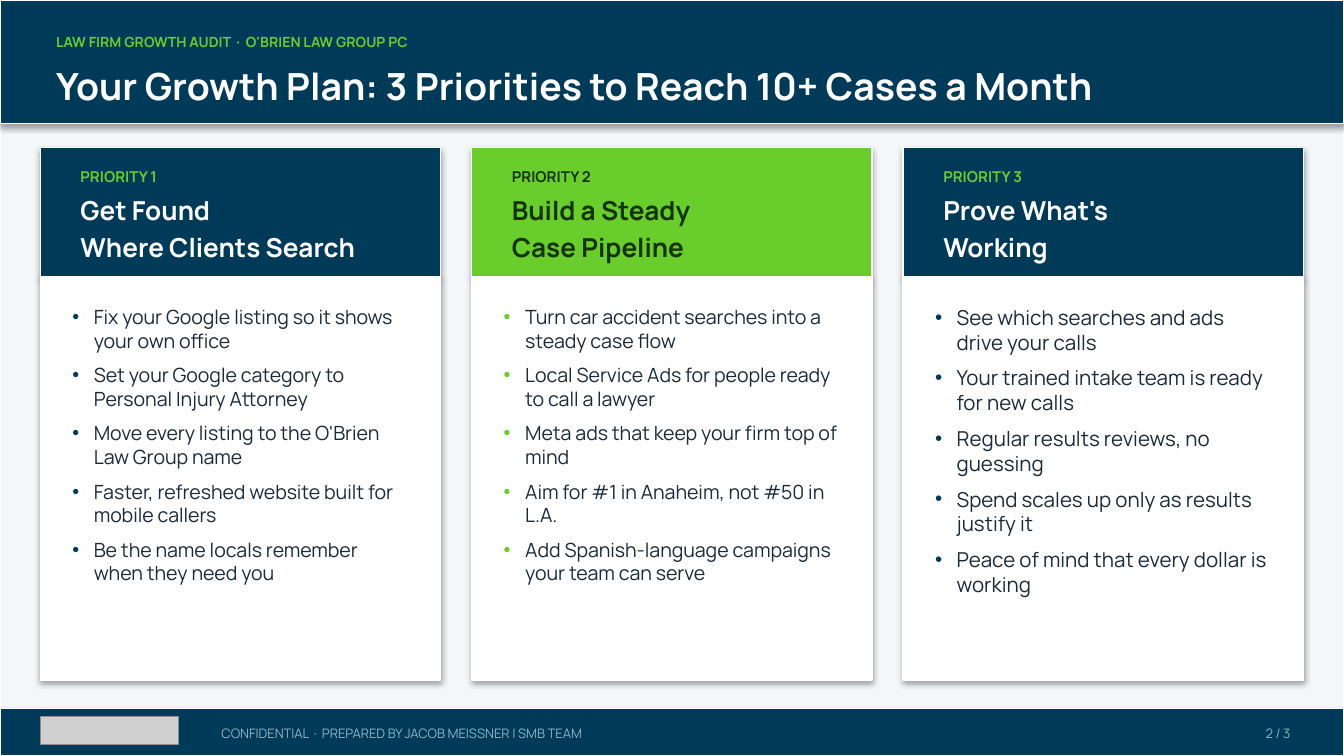
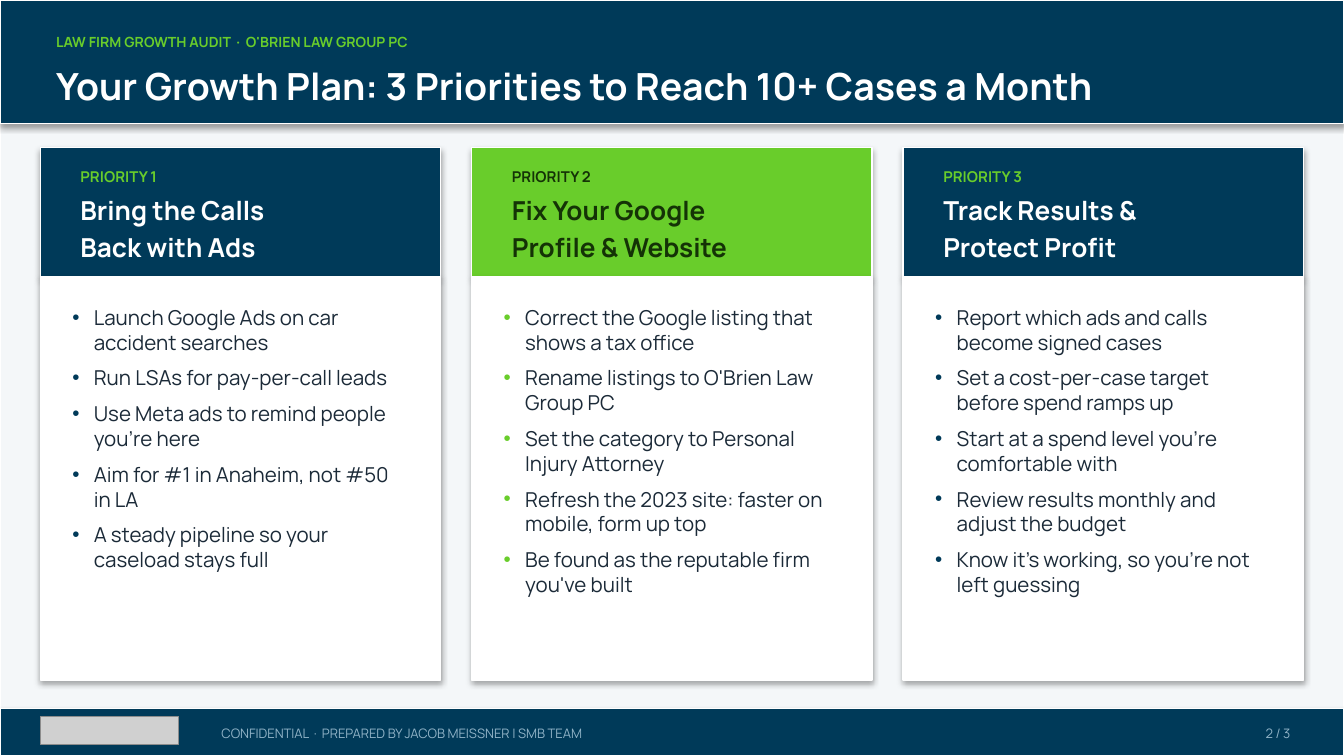
Before and after one commit to SMB-Team-Technology/workwith-smbteam, a slide deck: slide 2 of obrien/ObrienLawGroupPC_November42026_Proposal.pptx. Drawn at 1344x756 pixels with LibreOffice and Linux fonts; fonts in the diff are those of the drawing; grey boxes stand for pictures. Boxes give left, top, right and bottom in pixels: in the first picture for what was removed or moved away, otherwise in the second. Text is boxed around its words. In the diff, an @@ line names an element or a change of style, - is before the commit and + after.

```diff
--- a/obrien/ObrienLawGroupPC_November42026_Proposal.pptx
+++ b/obrien/ObrienLawGroupPC_November42026_Proposal.pptx
@@ text at bbox=[80, 200, 264, 227]: text changed @@
-Get Found
+Bring the Calls
@@ text at bbox=[512, 201, 706, 227]: text changed @@
-Build a Steady
+Fix Your Google
@@ text at bbox=[943, 200, 1113, 221]: text changed @@
-Prove What's
+Track Results &
@@ text at bbox=[80, 238, 256, 258]: text changed @@
-Where Clients Search
+Back with Ads
@@ text at bbox=[512, 238, 727, 258]: text changed @@
-Case Pipeline
+Profile & Website
@@ text at bbox=[943, 237, 1116, 258]: text changed @@
-Working
+Protect Profit
@@ text at bbox=[94, 310, 388, 572]: text changed; size 10.5 to 11 pt @@
-• Fix your Google listing so it shows your own office
-• Set your Google category to Personal Injury Attorney
-• Move every listing to the O'Brien Law Group name
-• Faster, refreshed website built for mobile callers
-• Be the name locals remember when they need you
+• Launch Google Ads on car accident searches
+• Run LSAs for pay-per-call leads
+• Use Meta ads to remind people you're here
+• Aim for #1 in Anaheim, not #50 in LA
+• A steady pipeline so your caseload stays full
@@ text at bbox=[525, 310, 822, 597]: text changed; size 10.5 to 11 pt @@
-• Turn car accident searches into a steady case flow
-• Local Service Ads for people ready to call a lawyer
-• Meta ads that keep your firm top of mind
-• Aim for #1 in Anaheim, not #50 in L.A.
-• Add Spanish-language campaigns your team can serve
+• Correct the Google listing that shows a tax office
+• Rename listings to O'Brien Law Group PC
+• Set the category to Personal Injury Attorney
+• Refresh the 2023 site: faster on mobile, form up top
+• Be found as the reputable firm you've built
@@ text at bbox=[957, 310, 1250, 598]: text changed @@
-• See which searches and ads drive your calls
-• Your trained intake team is ready for new calls
-• Regular results reviews, no guessing
-• Spend scales up only as results justify it
-• Peace of mind that every dollar is working
+• Report which ads and calls become signed cases
+• Set a cost-per-case target before spend ramps up
+• Start at a spend level you're comfortable with
+• Review results monthly and adjust the budget
+• Know it's working, so you're not left guessing
```
Also in this commit, not shown: 2 other slides changed, 1 other file.
